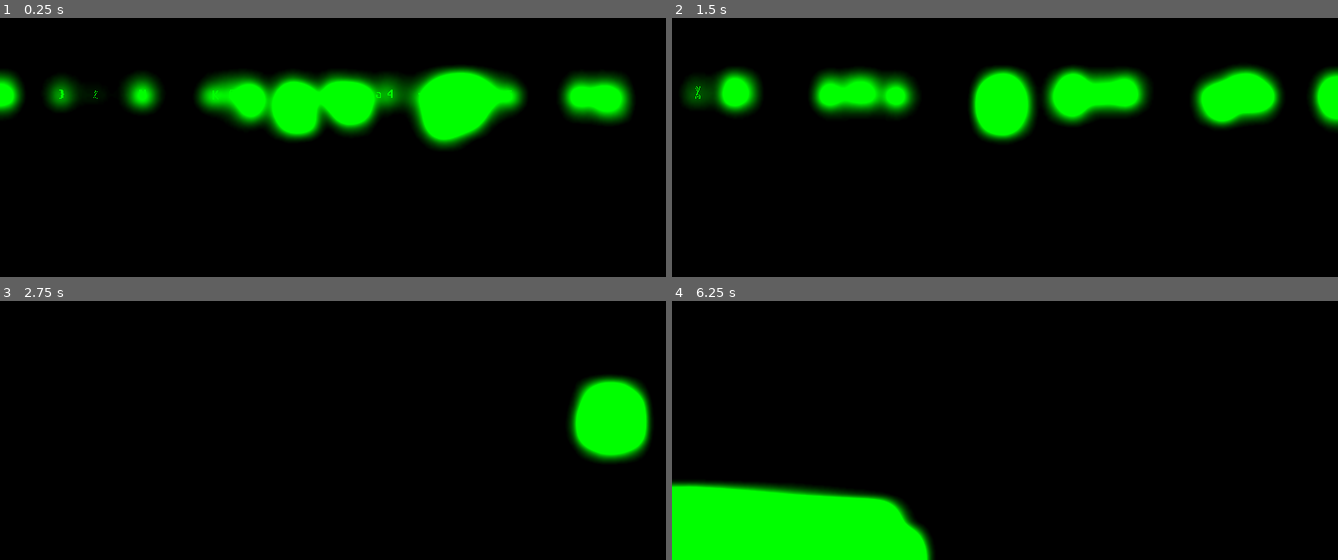
Above: before the commit, frames 1-4 (two rows, left to right).
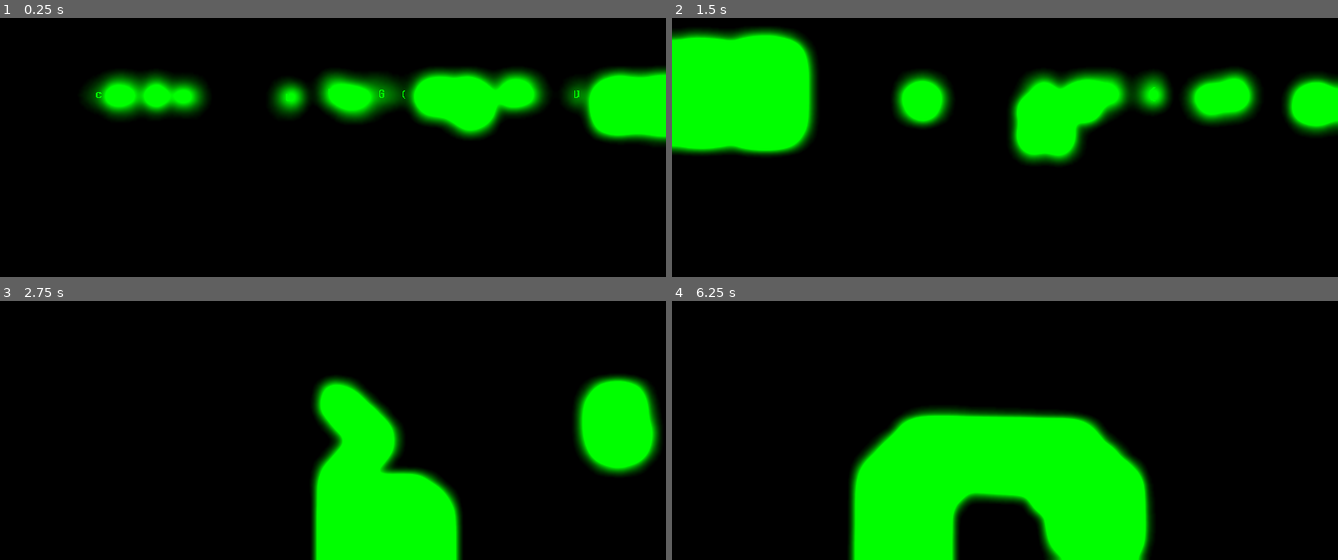
Above: after the commit, the same moments.

Repository: OneHoopyFrood/RoboKitty3D
Game: Godot game, scene res://World/World.tscn
The game is run twice, just before and just after one commit, with the same random seed, the same clock (stepped at 60 frames per second) and the same inputs.
Inputs (mouse positions are in pixels of both pictures, inside the frame that each line leads up to):
- Up to frame 1 (0.25 s): no input
- Up to frame 2 (1.5 s): move the mouse to (1038, 87) at 0.52 s; hold W (move_forward) from 0.53 s (still down); click (1038, 87) at 0.67 s; move the mouse to (971, 90) at 1.27 s
- Up to frame 3 (2.75 s): keep holding W (move_forward); move the mouse to (346, 365) at 2.02 s
- Up to frame 4 (6.25 s): move the mouse to (998, 378) at 2.77 s; click (998, 378) at 2.92 s; tap Enter at 3.5, 5 s; move the mouse to (1051, 378) at 3.52 s; tap Space at 4.25, 5.75 s; move the mouse to (951, 368) at 4.27 s; move the mouse to (1011, 373) at 5.02 s; click (1011, 373) at 5.17 s; move the mouse to (978, 365) at 5.77 s; release W (move_forward) at 5.78 s; hold D (move_right) from 5.78 s (still down)

The runs differ from the first frame. In frame 1, 15% of the frame differs, in the area x 0-100%, y 18-51%; in frame 2, 23%; in frame 3, 13%; in frame 4, 27%, in the area x 0-73%, y 41-100%.

Commit message:
grid positions, no dups

Diff:
--- a/World/world.gd
+++ b/World/world.gd
@@ -18,16 +18,24 @@
 
 func _generate_nodes() -> Array[BaseInteractionNode]:
   var nodes: Array[BaseInteractionNode];
+  var used_positions: Array[Vector3i] = []
   for i in range(num_nodes):
     var node := node_scene.instantiate()
 
     node.randomize_bobbing(rng)
 
-    node.position = Vector3(
-      rng.randf_range(-spawn_radius, spawn_radius),
-      1,
-      rng.randf_range(-spawn_radius, spawn_radius)
-    )
+    var pos: Vector3i = random_pos()
+    while used_positions.has(pos):
+      pos = random_pos()
+    used_positions.push_back(pos)
+    node.position = pos
 
     nodes.append(node)
   return nodes
+
+func random_pos() -> Vector3i:
+  return Vector3i(
+      rng.randi_range(-spawn_radius, spawn_radius),
+      1,
+      rng.randi_range(-spawn_radius, spawn_radius)
+    )
